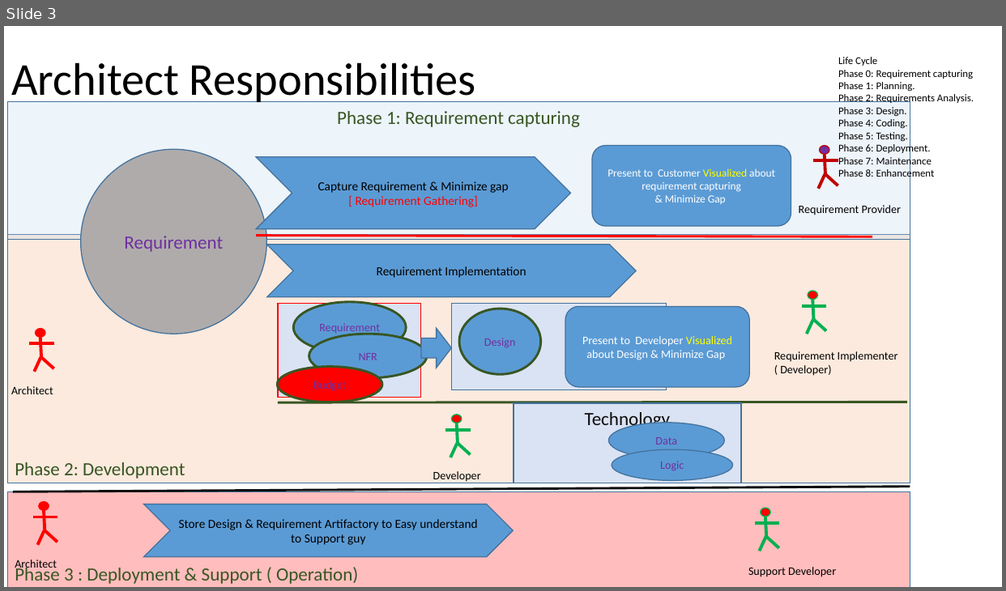
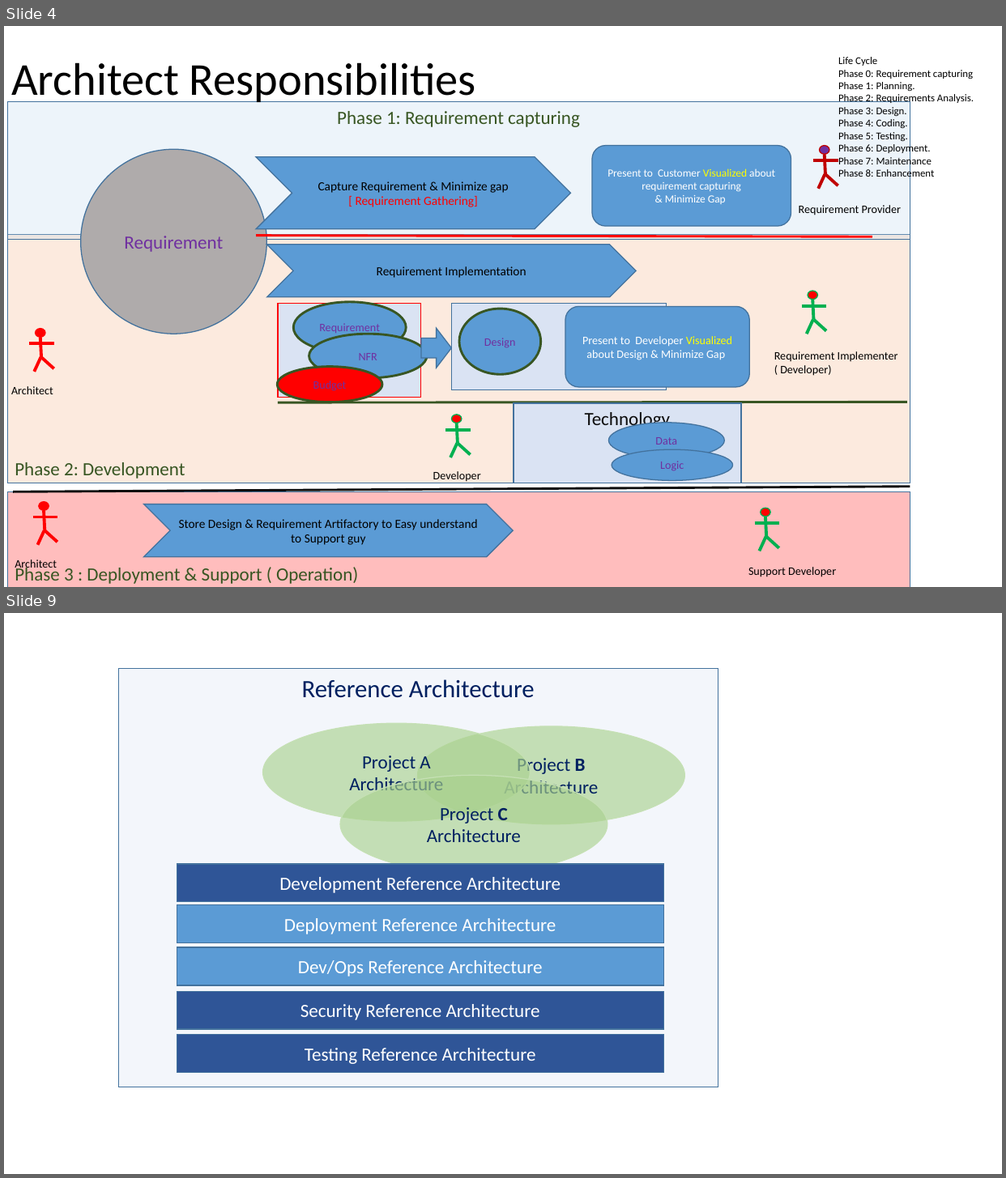
Before and after one commit to singhsiddh/sai, a slide deck: interview/Architecture.pptx. Shown one above the other, each under a label of ours: slide 3 before the commit, slides 4 and 9 after it; the slides between them are not shown. The pictures are 1006x591 and 1006x1178 pixels, drawn with LibreOffice and Linux fonts; fonts in the diff are those of the drawing. Boxes give left, top, right and bottom in pixels: in the first picture for what was removed or moved away, otherwise in the second. Text is boxed around its words. In the diff, an @@ line names an element or a change of style, - is before the commit and + after.

Commit message:
Updating slide about more details about ref architecture then explian Togaf way

```diff
--- a/interview/Architecture.pptx
+++ b/interview/Architecture.pptx
@@ slide 9 added at box(4, 613, 1002, 1174), background #FFFFFF @@
@@ rectangle added at box(118, 668, 718, 1088), fill #DAE3F3 at 31% opacity, outline #43739E 1 pt, 24 pt, text #002060 @@
+Reference Architecture
@@ ellipse added at box(263, 723, 530, 821), fill #A9D18E at 64% opacity, outline #C5E0B4 1 pt, 18 pt, text #002060 @@
+Project A
+Architecture
@@ ellipse added at box(418, 726, 685, 824), fill #A9D18E at 64% opacity, outline #C5E0B4 1 pt, 18 pt, text #002060 @@
+Project B
+Architecture
@@ ellipse added at box(340, 776, 607, 874), fill #A9D18E at 64% opacity, outline #C5E0B4 1 pt, 18 pt, text #002060 @@
+Project C
+Architecture
@@ rectangle added at box(177, 864, 664, 902), fill #2F5597, outline #43739E 1 pt, 18 pt, text #FFFFFF @@
+Development Reference Architecture
@@ rectangle added at box(177, 905, 664, 943), fill #5B9BD5, outline #43739E 1 pt, 18 pt, text #FFFFFF @@
+Deployment Reference Architecture
@@ rectangle added at box(177, 948, 664, 986), fill #5B9BD5, outline #43739E 1 pt, 18 pt, text #FFFFFF @@
+Dev/Ops Reference Architecture
@@ rectangle added at box(177, 992, 664, 1030), fill #2F5597, outline #43739E 1 pt, 18 pt, text #FFFFFF @@
+Security Reference Architecture
@@ rectangle added at box(177, 1035, 664, 1073), fill #2F5597, outline #43739E 1 pt, 18 pt, text #FFFFFF @@
+Testing Reference Architecture
@@ what was slide 3 is now slide 4 @@
```
Also in this commit, not shown: 3 slides changed, 8 other slides added.
